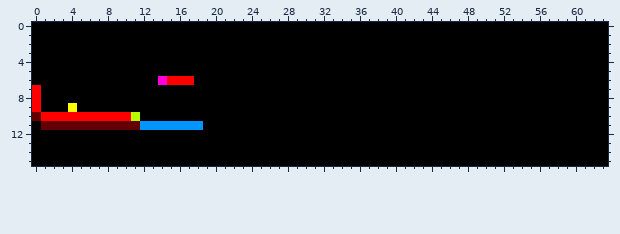
One commit to this pixel-art sprite: Data/Levels/Level1.png. This is how it looked before the edit.
The file is 64x16 pixels.
The same view after the edit:
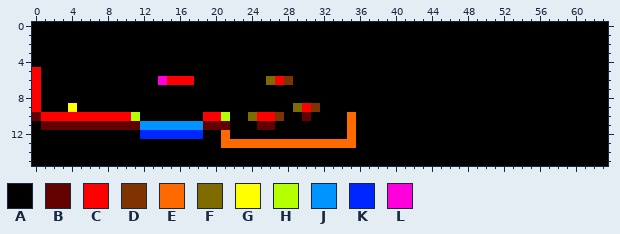
Palette (. is transparent): A #000000  B #630000  C #ff0000  D #7f3300  E #ff6a00  F #7f6a00  G #ffff00  H #b6ff00  J #0094ff  K #0026ff  L #ff00dc
Edits made:
Colour B replaces colour A in row 10 at x 30; in row 11 at x 19 to 21 and 25 to 26.
Colour C replaces colour A in row 5 at x 0; in row 6 at x 0 and 27; in row 9 at x 30; in row 10 at x 19 to 20 and 25 to 26.
Colour D replaces colour A in row 6 at x 28; in row 9 at x 31; in row 10 at x 27.
Colour E replaces colour A in rows 10 to 11 at x 35; in row 12 at x 21 and 35; in row 13 at x 21 to 35.
Colour F replaces colour A in row 6 at x 26; in row 9 at x 29; in row 10 at x 24.
Colour H replaces colour A in row 10 at x 21.
Colour K replaces colour A in row 12 at x 12 to 18.
